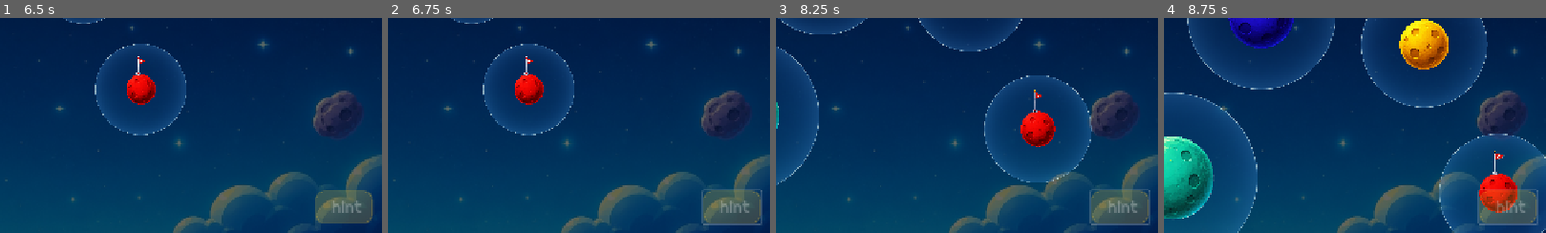
Above: before the commit, frames 1-4 (left to right).
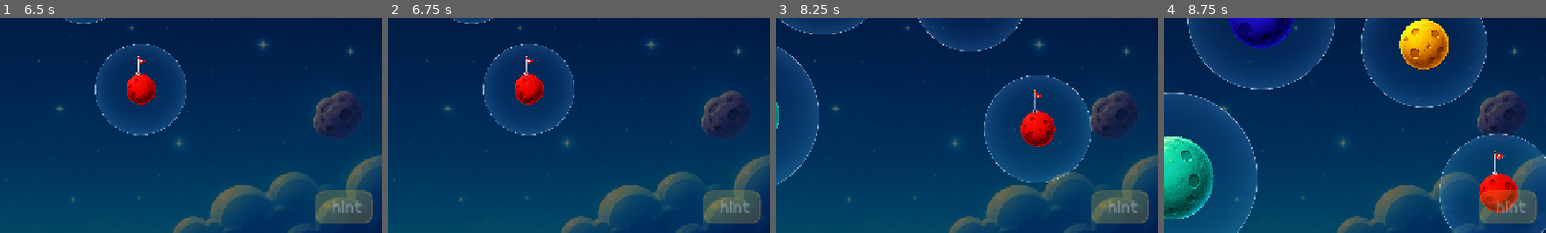
Above: after the commit, the same moments.

Repository: PandiaJason/classic
Game: Godot game, scene res://scenes/splash_screen.tscn
Same seed, same stepped clock (60 frames per second), same inputs: the game is played once before the commit and once after it. Sound files missing from this copy of the repository are replaced by a short silence.
Inputs:
- Up to frame 1 (6.5 s): tap Enter (ui_accept) at 0.5, 0.77, 1.25, 1.52 s; hold Right (ui_right) 0.53-2 s; click "reset" at 2 s; click "cancel" at 2.75 s; click "start" at 3.5 s; click "1" at 4.25 s; click "map" at 5 s; click "hint" at 5.75 s
- Up to frame 2 (6.75 s): hold Left (ui_left) from 6.53 s (still down)
- Up to frame 3 (8.25 s): release Left (ui_left) at 7.28 s; hold Right (ui_right) from 7.28 s (still down); tap Enter (ui_accept) at 7.52 s
- Up to frame 4 (8.75 s): keep holding Right (ui_right); tap Enter (ui_accept) at 8.27 s
The pictures show only the part of the screen within x 48-98%, y 49-99%; the shares and areas given below are measured in that part.

Frame 1 is identical in both runs. In frame 2, 0.4% of the frame differs, in the area x 82-98%, y 79-97%; in frame 3, 0.4%; in frame 4, 0.4%.

Commit message:
Buttons: click/tap only, no keyboard focus stealing from Space/Arrow keys

Diff:
--- a/scripts/ui_factory.gd
+++ b/scripts/ui_factory.gd
@@ -61,4 +61,6 @@
 	btn.add_theme_stylebox_override("normal", style)
 	btn.add_theme_stylebox_override("hover", hover_style)
 	btn.add_theme_stylebox_override("pressed", style)
+	# Click/tap only - don't steal keyboard focus from gameplay
+	btn.focus_mode = Control.FOCUS_NONE
 	return btn
